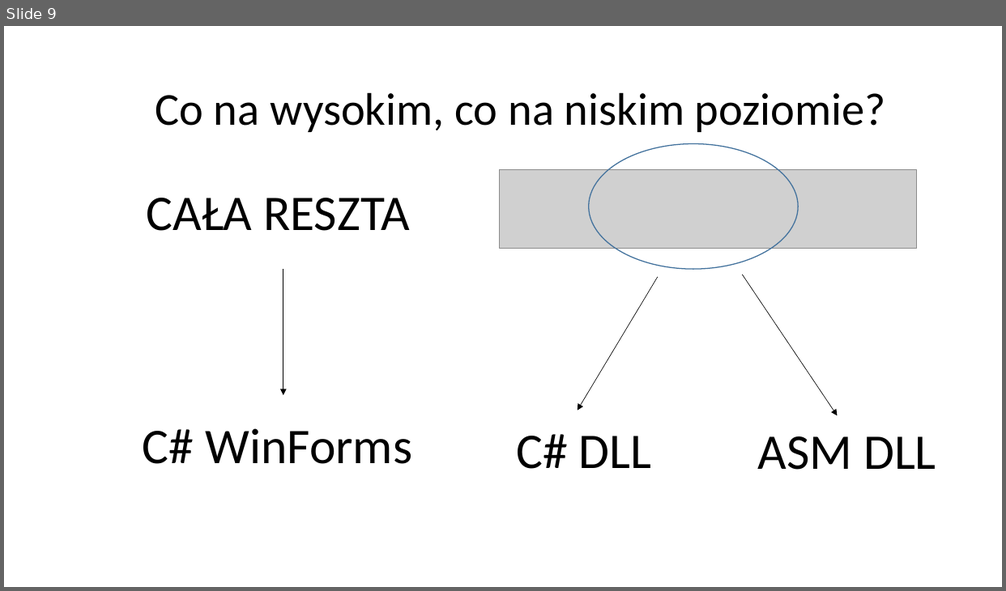
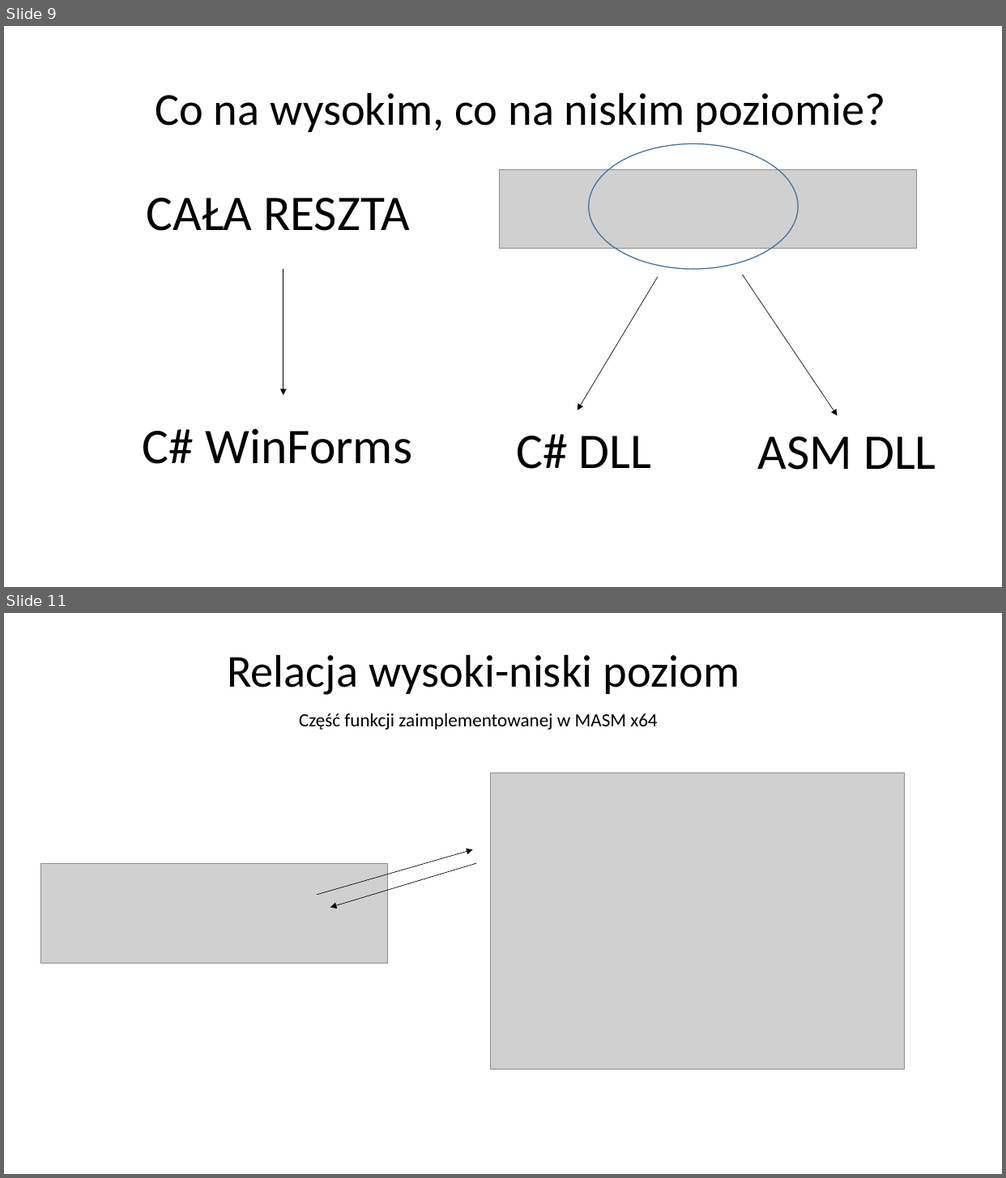
Before and after one commit to Gazda70/Image-Morphing, a slide deck: Morphing obrazów.pptx. Shown one above the other, each under a label of ours: slide 9 before the commit, slides 9 and 11 after it; the slides between them are not shown. The pictures are 1006x591 and 1006x1178 pixels, drawn with LibreOffice and Linux fonts; fonts in the diff are those of the drawing; grey boxes stand for pictures. Boxes give left, top, right and bottom in pixels: in the first picture for what was removed or moved away, otherwise in the second. Text is boxed around its words. In the diff, an @@ line names an element or a change of style, - is before the commit and + after.

```diff
--- a/Morphing obrazów.pptx
+++ b/Morphing obrazów.pptx
@@ slide 11 added at [4, 613, 1002, 1174], background #FFFFFF @@
@@ title added at [227, 654, 739, 695], 44 pt, text #000000 @@
+Relacja wysoki-niski poziom
@@ text added at [299, 713, 657, 730], 18 pt, text #000000 @@
+Część funkcji zaimplementowanej w MASM x64
@@ picture added at [491, 773, 905, 1070] @@
@@ arrow added from (317, 895) to (473, 850), #000000 0.5 pt @@
@@ picture added at [40, 863, 388, 963] @@
@@ arrow added from (476, 863) to (330, 907), #000000 0.5 pt @@
```
Also in this commit, not shown: 2 slides changed, 4 other slides added, 2 slides removed, 2 other files.
